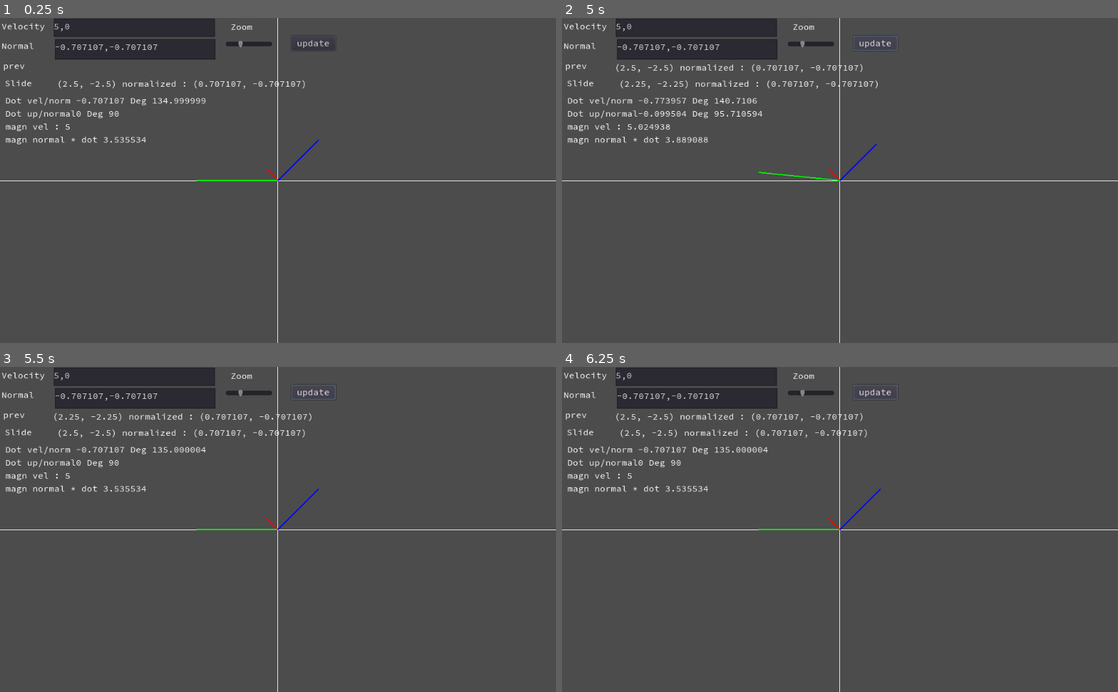
Above: before the commit, frames 1-4 (two rows, left to right).
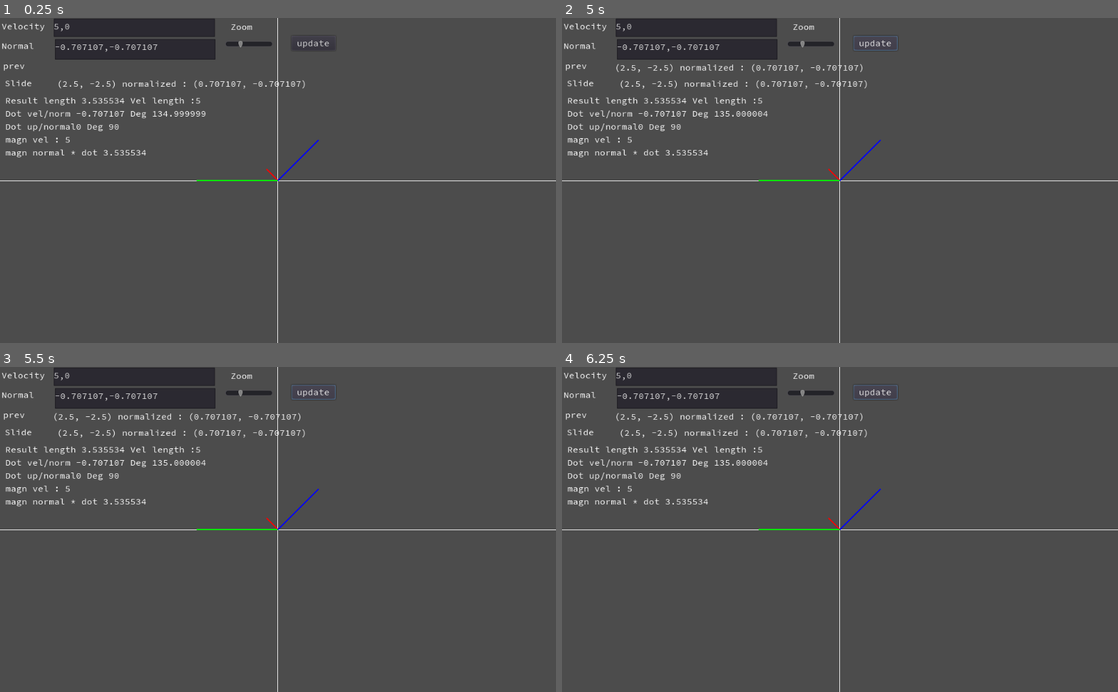
Above: after the commit, the same moments.

Repository: fabriceci/move_and_slide
Game: Godot game, scene res://undestand_slide/slide.tscn
The game is run twice, just before and just after one commit, with the same random seed, the same clock (stepped at 60 frames per second) and the same inputs. This scene is started directly instead of the project's main scene.
Inputs:
- Up to frame 1 (0.25 s): no input
- Up to frame 2 (5 s): click "update" at 0.5 s; tap Enter (ui_accept) at 1.25, 1.52, 2, 2.27, 2.75, 3.5, 3.77, 4.25, 4.52 s; hold Shift (run) 1.28-2.03 s; hold Right (ui_right) 1.28-2.78 s; tap Tab (slow) at 2.1, 3.6 s; hold Left (ui_left) 2.78-3.53 s; hold Shift (run) 2.78-3.53 s; hold Right (ui_right) from 3.53 s (still down); hold Shift (run) from 4.28 s (still down)
- Up to frame 3 (5.5 s): release Right (ui_right) at 5.03 s; release Shift (run) at 5.03 s; hold Left (ui_left) from 5.03 s (still down); tap Tab (slow) at 5.1 s; tap Enter (ui_accept) at 5.27 s
- Up to frame 4 (6.25 s): tap Enter (ui_accept) at 5.75 s; release Left (ui_left) at 5.78 s; hold Right (ui_right) from 5.78 s (still down); hold Shift (run) from 5.78 s (still down)

The runs differ from the first frame. In frame 1, 1.0% of the frame differs, in the area x 1-37%, y 24-43%; in frame 2, 1.4%, in the area x 1-58%, y 19-51%; in frame 3, 1.4%; in frame 4, 1.0%.

Commit message:
Add length

Diff:
--- a/undestand_slide/Node2D.gd
+++ b/undestand_slide/Node2D.gd
@@ -12,10 +12,10 @@
 
 func _process(delta: float) -> void:
 	update()
-	cpt += delta
-	if cpt > 5:
-		cpt=0
-		v_vel.y += 0.5
+	#cpt += delta
+	#if cpt > 5:
+	#	cpt=0
+	#	v_vel.y += 0.5
 
 func _draw():
 	draw_line(Vector2(0, -1000), Vector2(0, 1000), Color.white, 0.5)
@@ -25,7 +25,9 @@
 
 	var result = v_vel.slide(v_normal)
 	$CanvasLayer/Label4.text = String(result) + " normalized : " + str(result.normalized())
-	$CanvasLayer/LabelMagnitude.text = "Dot vel/norm " + str(v_vel.normalized().dot(v_normal)) + " Deg " + str(rad2deg(acos(v_vel.normalized().dot(v_normal))))
+
+	$CanvasLayer/LabelMagnitude.text = "Result length " + str(result.length()) + " Vel length :" + str(v_vel.length())
+	$CanvasLayer/LabelMagnitude.text += "\nDot vel/norm " + str(v_vel.normalized().dot(v_normal)) + " Deg " + str(rad2deg(acos(v_vel.normalized().dot(v_normal))))
 	$CanvasLayer/LabelMagnitude.text += "\nDot up/normal" + str(v_vel.normalized().dot(Vector2(0, -1))) + " Deg " + str(rad2deg(acos(v_vel.normalized().dot(Vector2(0, -1)))))
 	$CanvasLayer/LabelMagnitude.text += "\nmagn vel : " + str(v_vel.length())
 	$CanvasLayer/LabelMagnitude.text += "\nmagn normal * dot " + str(v_normal_dot.length())
